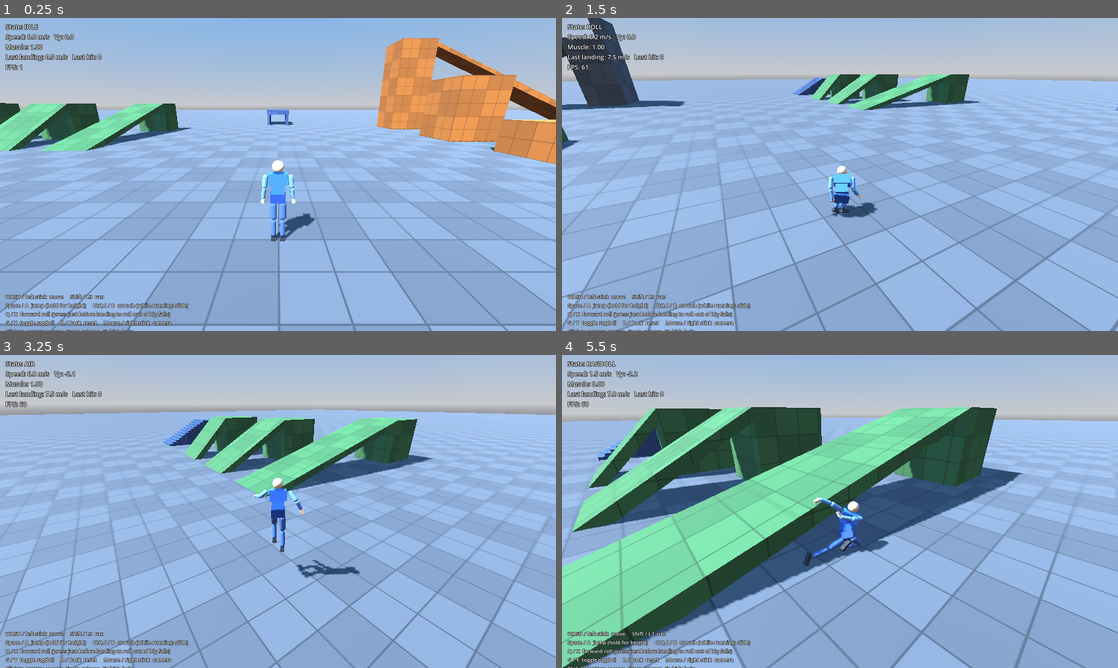
Above: before the commit, frames 1-4 (two rows, left to right).
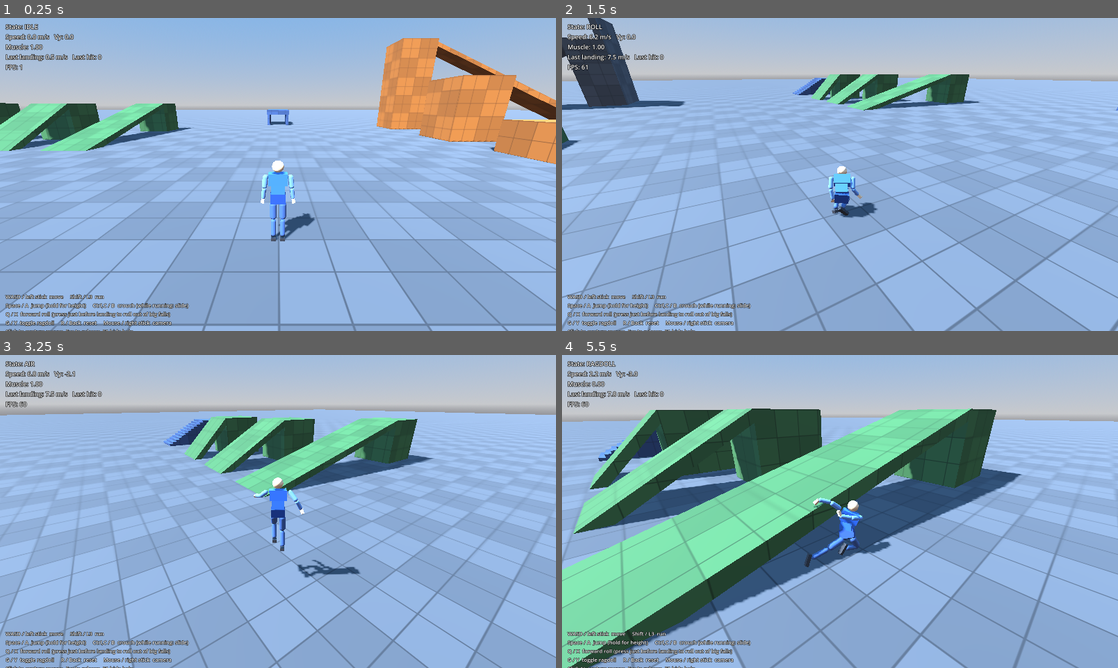
Above: after the commit, the same moments.

Repository: degoldschmidt/rpg-test
Game: Godot game, scene res://scenes/main.tscn
Same seed, same stepped clock (60 frames per second), same inputs: the game is played once before the commit and once after it.
Inputs (mouse positions are in pixels of both pictures, inside the frame that each line leads up to):
- Up to frame 1 (0.25 s): no input
- Up to frame 2 (1.5 s): tap Enter at 0.5 s; move the mouse to (962, 158) at 0.52 s; hold D (move_right) 0.53-1.28 s; hold Ctrl (crouch) 0.53-1.28 s; click (962, 158) at 0.67 s; tap Space (jump) at 0.77 s; tap Q (roll) at 0.8, 1.35 s; move the mouse to (812, 174) at 1.27 s; hold W (move_forward) from 1.28 s (still down)
- Up to frame 3 (3.25 s): keep holding W (move_forward); tap Space (jump) at 1.52, 3.02 s; tap Shift (run) at 1.55 s; move the mouse to (289, 505) at 2.02 s; hold Shift (run) 2.03-2.78 s; tap Ctrl (crouch) at 2.3, 2.85 s; move the mouse to (272, 517) at 2.77 s; click (272, 517) at 2.92 s; tap Q (roll) at 3.05 s
- Up to frame 4 (5.5 s): keep holding W (move_forward); move the mouse to (878, 514) at 3.52 s; hold Q (roll) 3.53-4.28 s; tap Space (jump) at 3.77, 4.52 s; tap Shift (run) at 3.8, 4.35 s; move the mouse to (795, 508) at 4.27 s; tap Ctrl (crouch) at 4.55 s; move the mouse to (845, 511) at 5.02 s; hold G (toggle_ragdoll) from 5.03 s (still down); click (845, 511) at 5.17 s; tap Q (roll) at 5.3 s

The runs differ from the first frame. In frame 1, less than 0.1% of the frame differs, in the area x 47-53%, y 45-71%; in frame 2, less than 0.1%; in frame 3, less than 0.1%; in frame 4, 8.4%, in the area x 0-100%, y 5-100%.

Commit message:
Add foot IK for slopes and stairs
- Rig post-processes FK targets: per-foot ground raycasts, pelvis drop
  for the lower foot, analytic two-bone leg IK keeping the knee plane,
  feet tilted to the surface normal, smoothed against step pops
- Pose generator exposes an IK weight (on when grounded, partial in
  slides, off in air/roll)
- Stairs: capsule rides an invisible ramp (proxy_only layer) while the
  treads collide only with the puppet and IK (detail layer)
- Tests for slope stance, stair stance (incl. split stance) and stair
  climbing; 57 checks pass

Diff:
--- a/project.godot
+++ b/project.godot
@@ -27,6 +27,8 @@
 3d_physics/layer_3="puppet"
 3d_physics/layer_4="props"
 3d_physics/layer_5="hazards"
+3d_physics/layer_6="proxy_only"
+3d_physics/layer_7="detail"
 
 [rendering]
 
--- a/scripts/input_setup.gd
+++ b/scripts/input_setup.gd
@@ -6,6 +6,8 @@
 const LAYER_PUPPET := 4
 const LAYER_PROPS := 8
 const LAYER_HAZARDS := 16
+const LAYER_PROXY_ONLY := 32   ## collision only the movement capsule sees (smooth stair ramps)
+const LAYER_DETAIL := 64       ## collision the puppet and foot IK see, but not the capsule (stair treads)
 
 
 static func ensure_actions() -> void:
--- a/scripts/level/boulder_spawner.gd
+++ b/scripts/level/boulder_spawner.gd
@@ -21,7 +21,7 @@
 	var b := RigidBody3D.new()
 	b.mass = mass
 	b.collision_layer = InputSetup.LAYER_PROPS
-	b.collision_mask = InputSetup.LAYER_WORLD | InputSetup.LAYER_PUPPET | InputSetup.LAYER_PROPS | InputSetup.LAYER_HAZARDS
+	b.collision_mask = InputSetup.LAYER_WORLD | InputSetup.LAYER_PUPPET | InputSetup.LAYER_PROPS | InputSetup.LAYER_HAZARDS | InputSetup.LAYER_DETAIL
 	b.angular_damp = 0.1
 	var mat := PhysicsMaterial.new()
 	mat.friction = 0.9
--- a/scripts/level/level_util.gd
+++ b/scripts/level/level_util.gd
@@ -64,7 +64,7 @@
 
 ## Ramp whose top surface runs from `bottom` to `top` (both on the surface centerline).
 static func ramp(parent: Node, bottom: Vector3, top: Vector3, width: float, color: Color,
-		visible := true, thickness := 0.4) -> Node3D:
+		visible := true, thickness := 0.4, layer := InputSetup.LAYER_WORLD) -> Node3D:
 	var d := top - bottom
 	var fwd := d.normalized()
 	var right := fwd.cross(Vector3.UP).normalized()
@@ -73,9 +73,9 @@
 	var center := (bottom + top) * 0.5 - up * thickness * 0.5
 	var size := Vector3(width, thickness, d.length())
 	if visible:
-		return box(parent, size, Transform3D(b, center), color)
+		return box(parent, size, Transform3D(b, center), color, true, layer)
 	var sb := StaticBody3D.new()
-	sb.collision_layer = InputSetup.LAYER_WORLD
+	sb.collision_layer = layer
 	sb.collision_mask = 0
 	var cs := CollisionShape3D.new()
 	var sh := BoxShape3D.new()
@@ -91,7 +91,7 @@
 	var rb := RigidBody3D.new()
 	rb.mass = mass
 	rb.collision_layer = InputSetup.LAYER_PROPS
-	rb.collision_mask = InputSetup.LAYER_WORLD | InputSetup.LAYER_PUPPET | InputSetup.LAYER_PROPS | InputSetup.LAYER_HAZARDS
+	rb.collision_mask = InputSetup.LAYER_WORLD | InputSetup.LAYER_PUPPET | InputSetup.LAYER_PROPS | InputSetup.LAYER_HAZARDS | InputSetup.LAYER_DETAIL
 	var cs := CollisionShape3D.new()
 	var sh := BoxShape3D.new()
 	sh.size = size
--- a/scripts/main.gd
+++ b/scripts/main.gd
@@ -11,6 +11,8 @@
 	"platform_5": Vector3(16, 5, -8),
 	"platform_10": Vector3(16, 10, -18),
 	"tunnel": Vector3(0, 0, -25),
+	"ramp_30": Vector3(-19, 1.5, -2 - 1.5 / tan(deg_to_rad(30.0))),
+	"stairs": Vector3(-32, 0, -1),
 	"log": Vector3(0, 0, 35),
 	"sweeper": Vector3(14, 0, 35),
 	"bumper": Vector3(-10, 0, 30),
@@ -91,12 +93,15 @@
 		L.box(level, Vector3(3, h, 3), Transform3D(Basis(), Vector3(x, h * 0.5, -2 - run - 1.5)), green)
 		x -= 5.0
 
-	# Stairs: visible steps, smooth invisible ramp for the capsule.
+	# Stairs: treads collide only with the puppet / foot IK (detail layer); the capsule
+	# rides a smooth invisible ramp through the step nosings (proxy-only layer).
 	var sx := -32.0
 	for i in 12:
 		var top := (i + 1) * 0.2
-		L.box(level, Vector3(3, top, 0.35), Transform3D(Basis(), Vector3(sx, top * 0.5, -2 - i * 0.35 - 0.175)), blue, false)
-	L.ramp(level, Vector3(sx, 0, -2), Vector3(sx, 2.4, -2 - 12 * 0.35), 3.0, blue, false, 0.6)
+		L.box(level, Vector3(3, top, 0.35), Transform3D(Basis(), Vector3(sx, top * 0.5, -2 - i * 0.35 - 0.175)), blue,
+			true, InputSetup.LAYER_DETAIL if i < 11 else InputSetup.LAYER_WORLD)
+	L.ramp(level, Vector3(sx, 0, -2 + 0.35), Vector3(sx, 2.4, -2 - 11 * 0.35), 3.0, blue, false, 0.6,
+		InputSetup.LAYER_PROXY_ONLY)
 	L.box(level, Vector3(3, 2.4, 3), Transform3D(Basis(), Vector3(sx, 1.2, -2 - 12 * 0.35 - 1.5)), blue)
 
 	# Landing-test platforms (2 / 5 / 10 m) with access ramps running +X.
--- a/scripts/player/player_controller.gd
+++ b/scripts/player/player_controller.gd
@@ -53,7 +53,7 @@
 	if config == null:
 		config = MovementConfig.new()
 	collision_layer = InputSetup.LAYER_PROXY
-	collision_mask = InputSetup.LAYER_WORLD | InputSetup.LAYER_PROPS
+	collision_mask = InputSetup.LAYER_WORLD | InputSetup.LAYER_PROPS | InputSetup.LAYER_PROXY_ONLY
 	floor_max_angle = deg_to_rad(50.0)
 	floor_snap_length = 0.35
 	floor_constant_speed = true
--- a/scripts/player/pose_generator.gd
+++ b/scripts/player/pose_generator.gd
@@ -16,6 +16,7 @@
 var _cur: Dictionary = {}
 var _root_rot := Quaternion.IDENTITY
 var _root_off := Vector3.ZERO
+var _ik_w := 0.0
 
 
 func _init() -> void:
@@ -145,6 +146,14 @@
 		e[&"foot_r"].x -= (e[&"thigh_r"].x + e[&"shin_r"].x + root_e.x) * 0.8
 
 	var k := 1.0 - exp(-rate * dt)
+	# Foot IK on whenever the feet are meant to be on the ground.
+	var ik_target := 0.0
+	match mode:
+		&"ground", &"crouch", &"stumble", &"get_up":
+			ik_target = 1.0
+		&"slide":
+			ik_target = 0.6
+	_ik_w = lerpf(_ik_w, ik_target, 1.0 - exp(-10.0 * dt))
 	for b in BONES:
 		_cur[b] = (_cur[b] as Quaternion).slerp(Quaternion.from_euler(e[b]), k)
 	var root_q := Quaternion.from_euler(root_e)
@@ -154,7 +163,7 @@
 	else:
 		_root_rot = _root_rot.slerp(root_q, k)
 		_root_off = _root_off.lerp(off, k)
-	return {"bones": _cur, "root_rot": _root_rot, "root_offset": _root_off}
+	return {"bones": _cur, "root_rot": _root_rot, "root_offset": _root_off, "foot_ik": _ik_w}
 
 
 func _crouch(e: Dictionary, cr: float) -> void:
--- a/scripts/player/ragdoll_rig.gd
+++ b/scripts/player/ragdoll_rig.gd
@@ -15,12 +15,21 @@
 var limb_hit_threshold := 60.0
 var weakness_recovery := 1.6   ## per second back to full strength
 
+## Foot IK: feet are placed on the ground under them, the pelvis drops for the lower foot.
+const IK_MASK := InputSetup.LAYER_WORLD | InputSetup.LAYER_PROPS | InputSetup.LAYER_DETAIL
+var ik_probe_up := 0.6      ## highest step a foot will reach up to
+var ik_max_drop := 0.4      ## deepest a foot / the pelvis will reach down
+var ik_smoothing := 18.0    ## 1/s, hides pops at step edges
+
 var defs: Array[BoneDef] = []
 var bones: Dictionary = {}      ## StringName -> PuppetBone
 var _weak: Dictionary = {}      ## StringName -> 0..1 (1 = full strength)
 var _prev_target: Dictionary = {}
 var _hit_accum := 0.0
 var _has_prev := false
+var _def: Dictionary = {}       ## StringName -> BoneDef
+var _ik_delta := {&"l": 0.0, &"r": 0.0}
+var _ik_normal := {&"l": Vector3.UP, &"r": Vector3.UP}
 
 
 func build(root: Transform3D, body_color: Color) -> void:
@@ -28,13 +37,14 @@
 	var by_name := {}
 	for d in defs:
 		by_name[d.name] = d
+		_def[d.name] = d
 		var b := PuppetBone.new()
 		b.name = String(d.name)
 		b.rig = self
 		b.def = d
 		b.mass = d.mass
 		b.collision_layer = InputSetup.LAYER_PUPPET
-		b.collision_mask = InputSetup.LAYER_WORLD | InputSetup.LAYER_PROPS | InputSetup.LAYER_HAZARDS
+		b.collision_mask = InputSetup.LAYER_WORLD | InputSetup.LAYER_PROPS | InputSetup.LAYER_HAZARDS | InputSetup.LAYER_DETAIL
 		b.contact_monitor = true
 		b.max_contacts_reported = 4
 		b.linear_damp = 0.05
@@ -138,7 +148,7 @@
 
 ## Called every physics tick by the controller.
 func step(dt: float, root: Transform3D, root_velocity: Vector3, pose: Dictionary) -> void:
-	var targets := compute_targets(root, pose)
+	var targets := compute_targets(root, pose, dt)
 	for d in defs:
 		var b: PuppetBone = bones[d.name]
 		var t: Transform3D = targets[d.name]
@@ -154,23 +164,107 @@
 	_has_prev = true
 
 
-func compute_targets(root: Transform3D, pose: Dictionary) -> Dictionary:
+## Pose -> world targets: forward kinematics, then foot IK when the pose asks for it.
+## dt = 0 snaps the IK smoothing.
+func compute_targets(root: Transform3D, pose: Dictionary, dt := 0.0) -> Dictionary:
+	var out := _fk(root, pose, 0.0)
+	var w: float = pose.get("foot_ik", 0.0)
+	var k := 1.0 if dt <= 0.0 else 1.0 - exp(-ik_smoothing * dt)
+	if w <= 0.001 or not is_inside_tree():
+		for s in _ik_delta:
+			_ik_delta[s] = lerpf(_ik_delta[s], 0.0, k)
+			_ik_normal[s] = (_ik_normal[s] as Vector3).lerp(Vector3.UP, k).normalized()
+		return out
+	return _foot_ik(out, root, pose, w, k)
+
+
+func _fk(root: Transform3D, pose: Dictionary, pelvis_drop: float) -> Dictionary:
 	var rots: Dictionary = pose.get("bones", {})
 	var root_rot: Quaternion = pose.get("root_rot", Quaternion.IDENTITY)
-	var root_off: Vector3 = pose.get("root_offset", Vector3.ZERO)
+	var root_off: Vector3 = pose.get("root_offset", Vector3.ZERO) + Vector3.UP * pelvis_drop
 	var out := {}
-	var by_name := {}
-	for d in defs:
-		by_name[d.name] = d
+	for d in defs:
 		if d.parent == &"":
 			out[d.name] = Transform3D(root.basis * Basis(root_rot), root * (d.center + root_off))
 			continue
-		var pd: BoneDef = by_name[d.parent]
+		var pd: BoneDef = _def[d.parent]
 		var pt: Transform3D = out[d.parent]
 		var pivot_w := pt.origin + pt.basis * (d.pivot - pd.center)
 		var basis := pt.basis * Basis(rots.get(d.name, Quaternion.IDENTITY) as Quaternion)
 		out[d.name] = Transform3D(basis, pivot_w + basis * (d.center - d.pivot))
 	return out
+
+
+## World position of a bone's joint pivot within a target set.
+func _pivot(out: Dictionary, bone: StringName) -> Vector3:
+	var d: BoneDef = _def[bone]
+	var t: Transform3D = out[bone]
+	return t.origin + t.basis * (d.pivot - d.center)
+
+
+func _foot_ik(out: Dictionary, root: Transform3D, pose: Dictionary, w: float, k: float) -> Dictionary:
+	var space := get_world_3d().direct_space_state
+	var floor_y := root.origin.y
+	var ankles := {}
+	for s: StringName in [&"l", &"r"]:
+		var ankle := _pivot(out, StringName("foot_" + s))
+		ankles[s] = ankle
+		var q := PhysicsRayQueryParameters3D.create(Vector3(ankle.x, floor_y + ik_probe_up, ankle.z),
+			Vector3(ankle.x, floor_y - ik_max_drop, ankle.z), IK_MASK)
+		var hit := space.intersect_ray(q)
+		var d := 0.0
+		var n := Vector3.UP
+		if hit and (hit.normal as Vector3).y > 0.5:
+			d = (hit.position as Vector3).y - floor_y
+			n = hit.normal
+		_ik_delta[s] = lerpf(_ik_delta[s], d, k)
+		_ik_normal[s] = (_ik_normal[s] as Vector3).lerp(n, k).normalized()
+
+	var drop := minf(0.0, minf(_ik_delta[&"l"], _ik_delta[&"r"])) * w
+	if drop < -0.001:
+		out = _fk(root, pose, drop)
+	for s: StringName in [&"l", &"r"]:
+		var target: Vector3 = ankles[s] + Vector3.UP * (_ik_delta[s] as float) * w
+		var tilt := Quaternion.IDENTITY.slerp(Quaternion(Vector3.UP, _ik_normal[s]), w)
+		_solve_leg(out, s, target, tilt, root.basis * Vector3.FORWARD)
+	return out
+
+
+## Analytic two-bone IK: thigh + shin reach `target` (ankle), keeping the knee's bend plane.
+func _solve_leg(out: Dictionary, side: StringName, target: Vector3, foot_tilt: Quaternion, fwd: Vector3) -> void:
+	var thigh := StringName("thigh_" + side)
+	var shin := StringName("shin_" + side)
+	var foot := StringName("foot_" + side)
+	var dth: BoneDef = _def[thigh]
+	var dsh: BoneDef = _def[shin]
+	var dft: BoneDef = _def[foot]
+	var hip := _pivot(out, thigh)
+	var knee := _pivot(out, shin)
+	var ankle := _pivot(out, foot)
+	var l1 := (dsh.pivot - dth.pivot).length()
+	var l2 := (dft.pivot - dsh.pivot).length()
+
+	var to_t := target - hip
+	var dist := clampf(to_t.length(), 0.05, (l1 + l2) * 0.999)
+	var dir := to_t.normalized()
+	var pole := (knee - hip) - dir * (knee - hip).dot(dir)
+	if pole.length() < 0.01:
+		pole = fwd - dir * fwd.dot(dir)  # straight leg: knees bend forward
+	pole = pole.normalized()
+	var a := (l1 * l1 - l2 * l2 + dist * dist) / (2.0 * dist)
+	var h := sqrt(maxf(l1 * l1 - a * a, 0.0))
+	var new_knee := hip + dir * a + pole * h
+	var new_ankle := hip + dir * dist
+
+	var th: Transform3D = out[thigh]
+	var sh: Transform3D = out[shin]
+	var ft: Transform3D = out[foot]
+	var b_th := Basis(Quaternion((knee - hip).normalized(), (new_knee - hip).normalized())) * th.basis
+	var b_sh := Basis(Quaternion((ankle - knee).normalized(), (new_ankle - new_knee).normalized())) * sh.basis
+	var b_ft := Basis(foot_tilt) * ft.basis
+	out[thigh] = Transform3D(b_th, hip + b_th * (dth.center - dth.pivot))
+	out[shin] = Transform3D(b_sh, new_knee + b_sh * (dsh.center - dsh.pivot))
+	out[foot] = Transform3D(b_ft, new_ankle + b_ft * (dft.center - dft.pivot))
 
 
 func report_hit(bone: PuppetBone, strength: float) -> void:
@@ -214,6 +308,9 @@
 		_weak[d.name] = 1.0
 	_has_prev = false
 	_hit_accum = 0.0
+	for side in _ik_delta:
+		_ik_delta[side] = 0.0
+		_ik_normal[side] = Vector3.UP
 
 
 func has_invalid_state() -> bool:
--- a/tests/run_tests.gd
+++ b/tests/run_tests.gd
@@ -32,6 +32,9 @@
 	await test_skid()
 	await test_jump_heights()
 	await test_crouch_and_tunnel()
+	await test_foot_ik_slope()
+	await test_foot_ik_stairs()
+	await test_climb_stairs()
 	await test_slide()
 	await test_roll()
 	await test_stumble_landing()
@@ -62,9 +65,9 @@
 	player.external_input = {"move": move, "run": run, "jump": jump, "crouch": crouch, "roll": roll}
 
 
-func place(pos: Vector3, settle := 0.4) -> void:
-	inp()
-	player.teleport(pos, 0.0)
+func place(pos: Vector3, settle := 0.4, yaw := 0.0) -> void:
+	inp()
+	player.teleport(pos, yaw)
 	await seconds(settle)
 	_seen.clear()
 
@@ -91,6 +94,25 @@
 		await physics_frame
 		t += TICK
 	return -1.0
+
+
+## Height of the foot body center above the ground directly beneath it (rest pose: 0.04).
+func foot_clearance(side: String) -> float:
+	var foot: Node3D = player.rig.bones[StringName("foot_" + side)]
+	var p := foot.global_position
+	var q := PhysicsRayQueryParameters3D.create(p + Vector3.UP * 0.5, p + Vector3.DOWN * 1.5,
+		InputSetup.LAYER_WORLD | InputSetup.LAYER_DETAIL)
+	var hit := player.get_world_3d().direct_space_state.intersect_ray(q)
+	return p.y - (hit.position as Vector3).y if hit else 99.0
+
+
+func foot_alignment(side: String) -> float:
+	var foot: Node3D = player.rig.bones[StringName("foot_" + side)]
+	var p := foot.global_position
+	var q := PhysicsRayQueryParameters3D.create(p + Vector3.UP * 0.5, p + Vector3.DOWN * 1.5,
+		InputSetup.LAYER_WORLD | InputSetup.LAYER_DETAIL)
+	var hit := player.get_world_3d().direct_space_state.intersect_ray(q)
+	return foot.global_basis.y.normalized().dot(hit.normal) if hit else 0.0
 
 
 func open() -> Vector3:
@@ -230,6 +252,50 @@
 		"(state %s, z %.1f)" % [PlayerController.State.keys()[player.state], player.global_position.z])
 
 
+func test_foot_ik_slope() -> void:
+	print("foot IK on a 30 deg slope (standing across it)")
+	# Facing +X on a slope rising toward -Z: left foot uphill, right foot downhill.
+	await place(main.markers.ramp_30 + Vector3.UP * 0.05, 1.5, -PI * 0.5)
+	for side in ["l", "r"]:
+		var c := foot_clearance(side)
+		check("%s foot rests on the slope" % side, absf(c - 0.04) < 0.035, "(clearance %.3f m)" % c)
+		var a := foot_alignment(side)
+		check("%s foot tilts to the slope" % side, a > 0.97, "(dot %.3f)" % a)
+	var drop := player.rig.pelvis().global_position.y - player.global_position.y
+	check("pelvis lowers for the downhill leg", drop < 0.97, "(pelvis %.2f m above capsule)" % drop)
+
+
+func test_foot_ik_stairs() -> void:
+	print("foot IK standing on stairs")
+	var tread := Vector3(main.markers.stairs.x, 1.35, -2 - 5 * 0.35 - 0.175)
+	await place(tread, 1.5)
+	for side in ["l", "r"]:
+		var c := foot_clearance(side)
+		check("%s foot stands on the tread" % side, absf(c - 0.04) < 0.035, "(clearance %.3f m)" % c)
+	# Split stance across two steps.
+	await place(Vector3(main.markers.stairs.x, 1.35, -2 - 5 * 0.35), 1.5, -PI * 0.5)
+	for side in ["l", "r"]:
+		var c := foot_clearance(side)
+		check("%s foot on its own step (sideways stance)" % side, absf(c - 0.04) < 0.035, "(clearance %.3f m)" % c)
+
+
+func test_climb_stairs() -> void:
+	print("climb stairs")
+	await place(main.markers.stairs)
+	inp(Vector2(0, -1))
+	var worst_sink := 99.0
+	var peak := 0.0
+	for i in int(2.2 / TICK):
+		await physics_frame
+		worst_sink = minf(worst_sink, minf(foot_clearance("l"), foot_clearance("r")))
+		peak = maxf(peak, player.global_position.y)
+	inp()
+	check("walks up the stairs", peak > 2.3, "(peak y %.2f)" % peak)
+	check("no stumble/ragdoll on stairs", not PlayerController.State.RAGDOLL in _seen and not PlayerController.State.STUMBLE in _seen)
+	check("feet never sink into the treads", worst_sink > -0.03, "(lowest foot center %.3f m)" % worst_sink)
+	await seconds(0.5)
+
+
 func test_slide() -> void:
 	print("slide")
 	await place(open())
Not shown, added: docs/log_hit.png.import
Not shown, added: tests/run_tests.gd.uid
Not shown, changed: README.md
